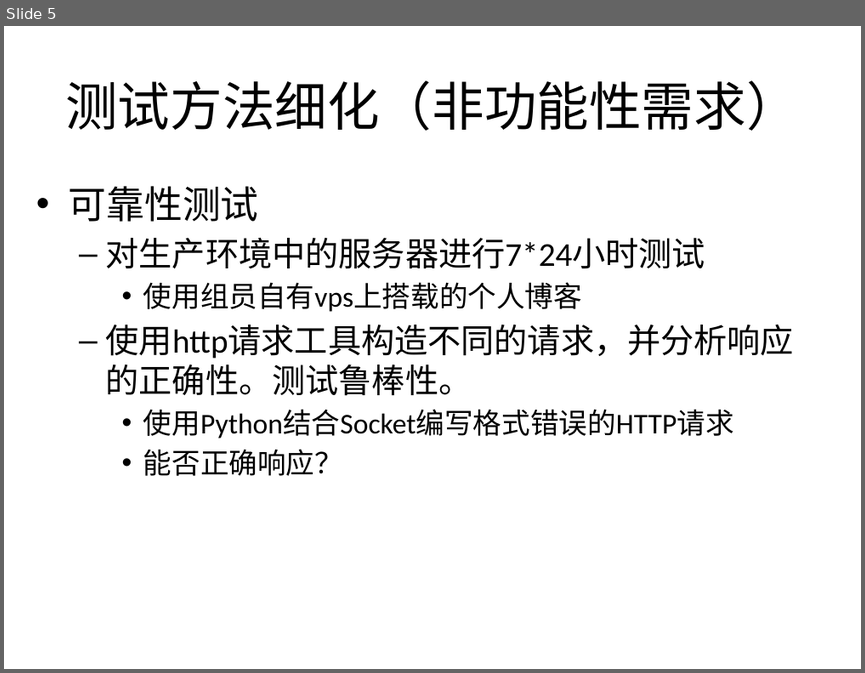
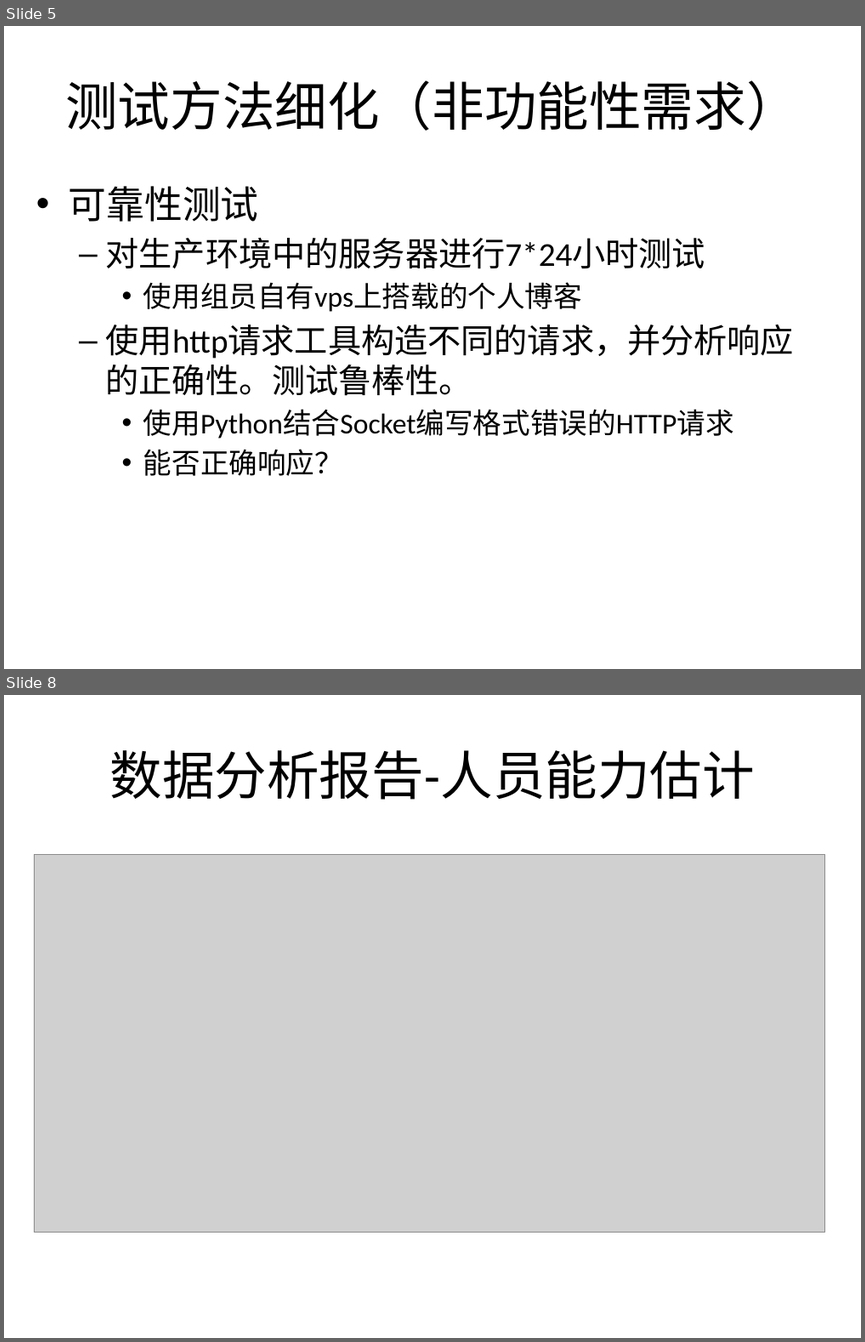
Before and after one commit to bhsei/16TeamC, a slide deck: 2.项目PPT/第十一周进度.pptx. Shown one above the other, each under a label of ours: slide 5 before the commit, slides 5 and 8 after it; the slides between them are not shown. The pictures are 865x673 and 865x1342 pixels, drawn with LibreOffice and Linux fonts; fonts in the diff are those of the drawing; grey boxes stand for pictures. Boxes give left, top, right and bottom in pixels: in the first picture for what was removed or moved away, otherwise in the second. Text is boxed around its words. In the diff, an @@ line names an element or a change of style, - is before the commit and + after.

```diff
--- a/2.项目PPT/第十一周进度.pptx
+++ b/2.项目PPT/第十一周进度.pptx
@@ slide 8 added at [4, 695, 861, 1338], background #FFFFFF @@
@@ title added at [110, 750, 755, 800], 44 pt, text #000000 @@
+数据分析报告-人员能力估计
@@ picture added at [34, 854, 824, 1232] @@
```
Also in this commit, not shown: 2 slides changed, 3 other slides added, 1 slide removed.
